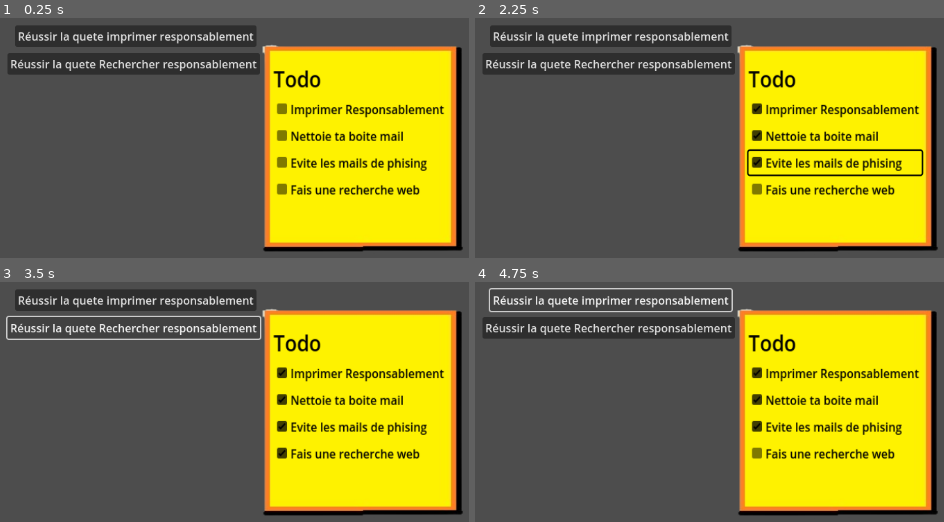
Above: before the commit, frames 1-4 (two rows, left to right).
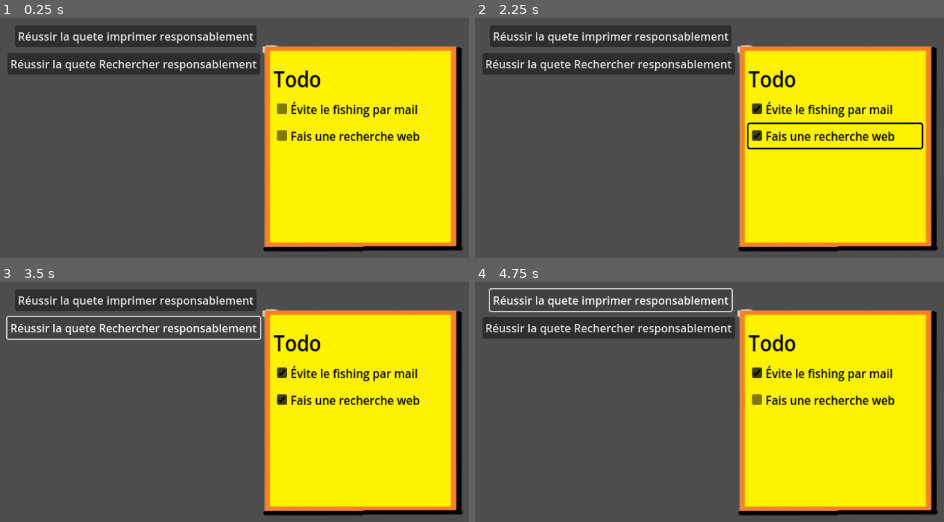
Above: after the commit, the same moments.

Repository: probakilla/SupeSoja
Game: Godot game, scene res://scenes/MainScene.tscn
Same seed, same stepped clock (60 frames per second), same inputs: the game is played once before the commit and once after it. This scene is started directly instead of the project's main scene.
Inputs (mouse positions are in pixels of both pictures, inside the frame that each line leads up to):
- Up to frame 1 (0.25 s): no input
- Up to frame 2 (2.25 s): click "Imprimer Responsablement" (after the commit: "Évite le fishing par mail") at 0.5 s; click (836, 135) at 1.25 s, where only the run before the commit has a clickable "Nettoie ta boite mail"; click (836, 162) at 2 s, where only the run before the commit has a clickable "Evite les mails de phising"
- Up to frame 3 (3.5 s): click "Réussir la quete Rechercher r…" at 2.75 s
- Up to frame 4 (4.75 s): click "Fais une recherche web" at 3.5 s; click "Réussir la quete imprimer res…" at 4.25 s

The runs differ from the first frame. In frame 1, 3.2% of the frame differs, in the area x 59-95%, y 34-74%; in frame 2, 5.0%, in the area x 57-96%, y 34-74%; in frame 3, 3.2%; in frame 4, 3.3%.

Commit message:
Rename quests

Diff:
--- a/scenes/QuestListNode.tscn
+++ b/scenes/QuestListNode.tscn
@@ -47,22 +47,19 @@
 
 [node name="QueteImprimer" parent="Area2D/Sprite2D/Control/VBoxContainer" instance=ExtResource("2_nq82c")]
 layout_mode = 2
-
-[node name="QueteMails" type="CheckBox" parent="Area2D/Sprite2D/Control/VBoxContainer"]
-modulate = Color(0.012617188, 0.012617188, 0.012617188, 1)
-layout_mode = 2
-text = "Nettoie ta boite mail"
-
-[node name="QueteMails2" type="CheckBox" parent="Area2D/Sprite2D/Control/VBoxContainer"]
-modulate = Color(0.012617188, 0.012617188, 0.012617188, 1)
-layout_mode = 2
-text = "Evite les mails de phising"
+text = "Évite le fishing par mail"
 
 [node name="QueteAntiLLM" type="CheckBox" parent="Area2D/Sprite2D/Control/VBoxContainer"]
 modulate = Color(0.012617188, 0.012617188, 0.012617188, 1)
 layout_mode = 2
 text = "Fais une recherche web"
 
+[node name="QueteMails" type="CheckBox" parent="Area2D/Sprite2D/Control/VBoxContainer"]
+visible = false
+modulate = Color(0.012617188, 0.012617188, 0.012617188, 1)
+layout_mode = 2
+text = "Libère de l'espace disque"
+
 [connection signal="mouse_entered" from="Area2D" to="." method="_on_area_2d_mouse_entered"]
 [connection signal="mouse_exited" from="Area2D" to="." method="_on_area_2d_mouse_exited"]
 [connection signal="pressed" from="Area2D/Sprite2D/Control/VBoxContainer/QueteImprimer" to="." method="_on_quete_imprimer_pressed"]
--- a/scripts/main.gd
+++ b/scripts/main.gd
@@ -65,6 +65,7 @@
 	if BrowserGameManager.score > 0:
 		game_manager.internet_game_started = false
 		completion["internet"] = true
+		todo_list.on_recherche_quest_toggle()
 		_refresh_flowerpot()
 
 	if internet_minigame:
--- a/scripts/quest_list_node.gd
+++ b/scripts/quest_list_node.gd
@@ -19,7 +19,7 @@
 		imprimer_checkBox.button_pressed = true
 		mail_checked = true
 
-func _on_recherche_quest_toggle() -> void:
+func on_recherche_quest_toggle() -> void:
 	if(recherche_checked == true):
 		recherche_checkBox.button_pressed = false
 		recherche_checked = false
